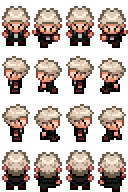
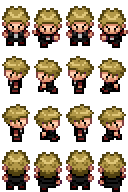
Layers edited between the first and the second 128 x 192 image:
painted on "Pasted Layer" over 66, 6, 94, 26
painted on "Pasted Layer #2" over 2, 104, 126, 126
painted on "trainer_RIVAL1.png" over 2, 6, 126, 178